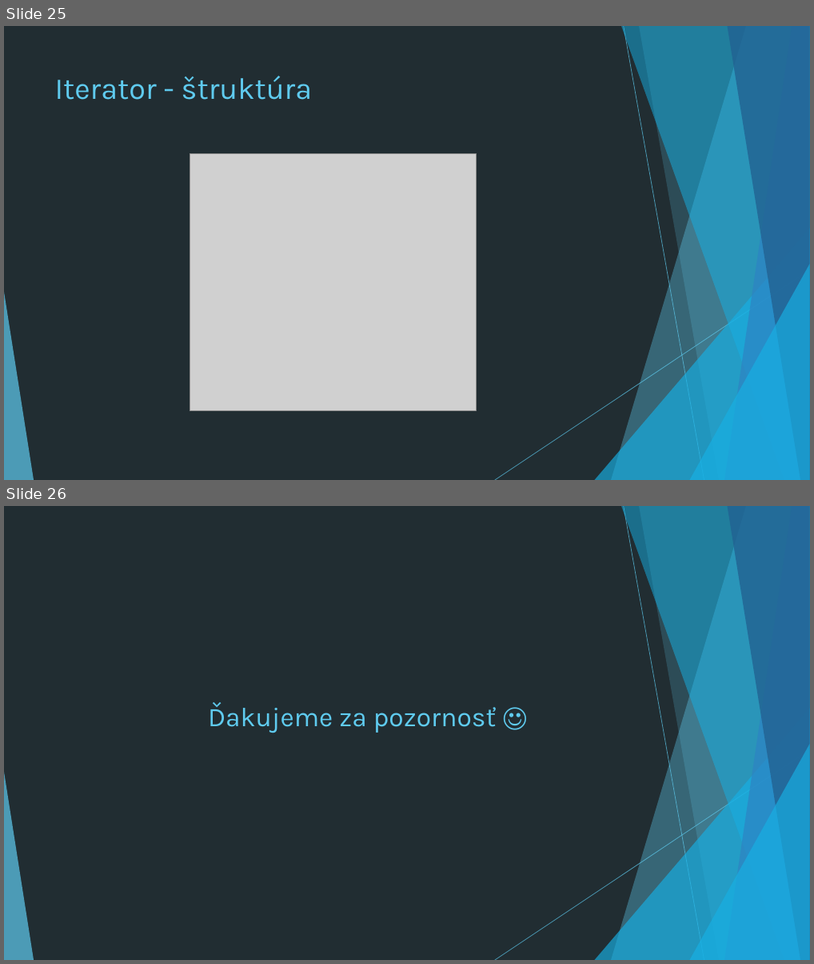
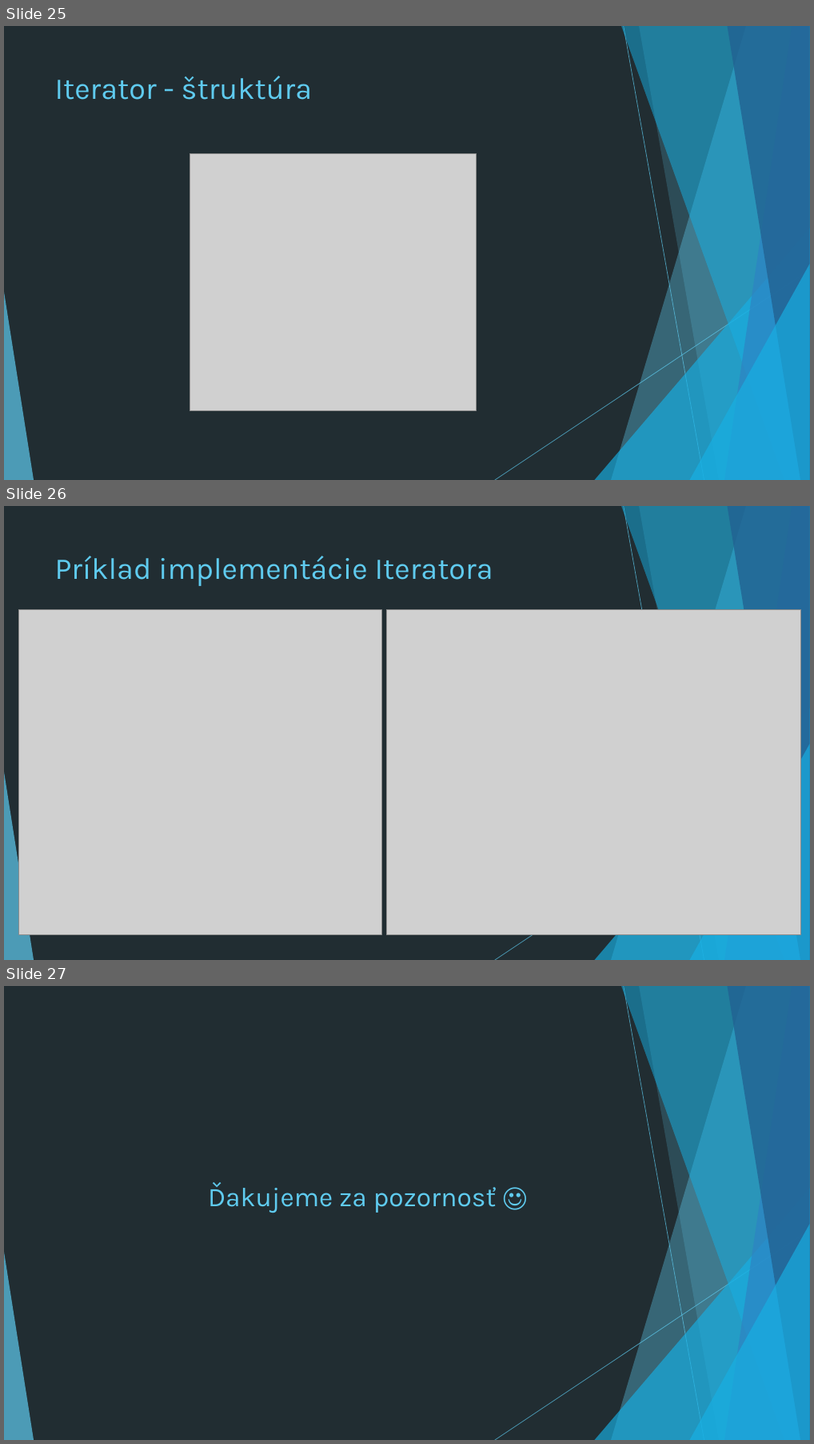
Before and after one commit to Rokulus/ASOS_prezentacia3, a slide deck: Behavioral_Design_Patterns.pptx. Shown one above the other, each under a label of ours: slides 25 and 26 before the commit, slides 25, 26 and 27 after it. The pictures are 814x964 and 814x1444 pixels, drawn with LibreOffice and Linux fonts; fonts in the diff are those of the drawing; grey boxes stand for pictures. Boxes give left, top, right and bottom in pixels: in the first picture for what was removed or moved away, otherwise in the second. Text is boxed around its words. In the diff, an @@ line names an element or a change of style, - is before the commit and + after.

```diff
--- a/Behavioral_Design_Patterns.pptx
+++ b/Behavioral_Design_Patterns.pptx
@@ slide 26 added at (4, 506, 810, 960), background #212D32; not listed: 10 template elements that a slide beside it also shows @@
@@ title added at (55, 556, 494, 586), 36 pt, text #5FCBEF @@
+Príklad implementácie Iteratora
@@ picture added at (19, 609, 382, 934) @@
@@ picture added at (386, 609, 802, 934) @@
@@ what was slide 26 is now slide 27 @@
```
Also in this commit, not shown: 1 slide changed.
